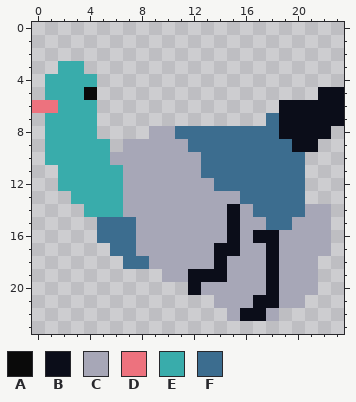
File history of a pixel-art sprite, Assets/Sprites/Bird/Bird3.png. Above: the version before the commit.
The file is 48x48 pixels, drawn in blocks of 2x2; one block is one cell here.
Palette (. is transparent): A #0a0a0a  B #0b0d19  C #a7a7b7  D #ed727e  E #39acab  F #3c6d8f
After:
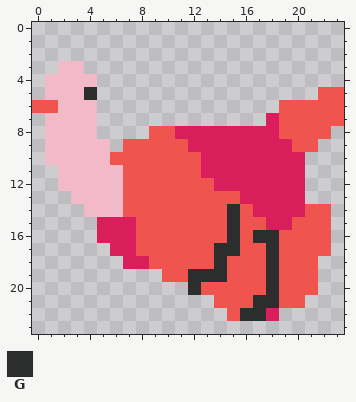
Colours new in this view: G #2c2e2d
Commit message: Bird is Red Now
Edits made:
{"colour":"C","old":"#a7a7b7","new":"#f0544f"}
{"colour":"E","old":"#39acab","new":"#f2bac9"}
{"colour":"F","old":"#3c6d8f","new":"#d81e5b"}
{"y":5,"x":4,"old":"A","new":"G"}
{"y":5,"x":22,"old":"BB","new":"CC"}
{"y":6,"x":0,"old":"DD","new":"CC"}
{"y":6,"x":19,"old":"BBBBB","new":"CCCCC"}
{"y":7,"x":19,"old":"BBBBB","new":"CCCCC"}
{"y":8,"x":19,"old":"BBBB","new":"CCCC"}
{"y":9,"x":20,"old":"BB","new":"CC"}
{"y":14,"x":15,"old":"B","new":"G"}
{"y":15,"x":15,"old":"B","new":"G"}
{"y":16,"x":15,"old":"B","new":"G"}
{"y":16,"x":17,"old":"BB","new":"GG"}
{"y":17,"x":14,"old":"BB","new":"GG"}
{"y":17,"x":18,"old":"B","new":"G"}
{"y":18,"x":14,"old":"B","new":"G"}
{"y":18,"x":18,"old":"B","new":"G"}
{"y":19,"x":12,"old":"BBB","new":"GGG"}
{"y":19,"x":18,"old":"B","new":"G"}
{"y":20,"x":12,"old":"B","new":"G"}
{"y":20,"x":18,"old":"B","new":"G"}
{"y":21,"x":17,"old":"BB","new":"GG"}
{"y":22,"x":16,"old":"BBC","new":"GGF"}
